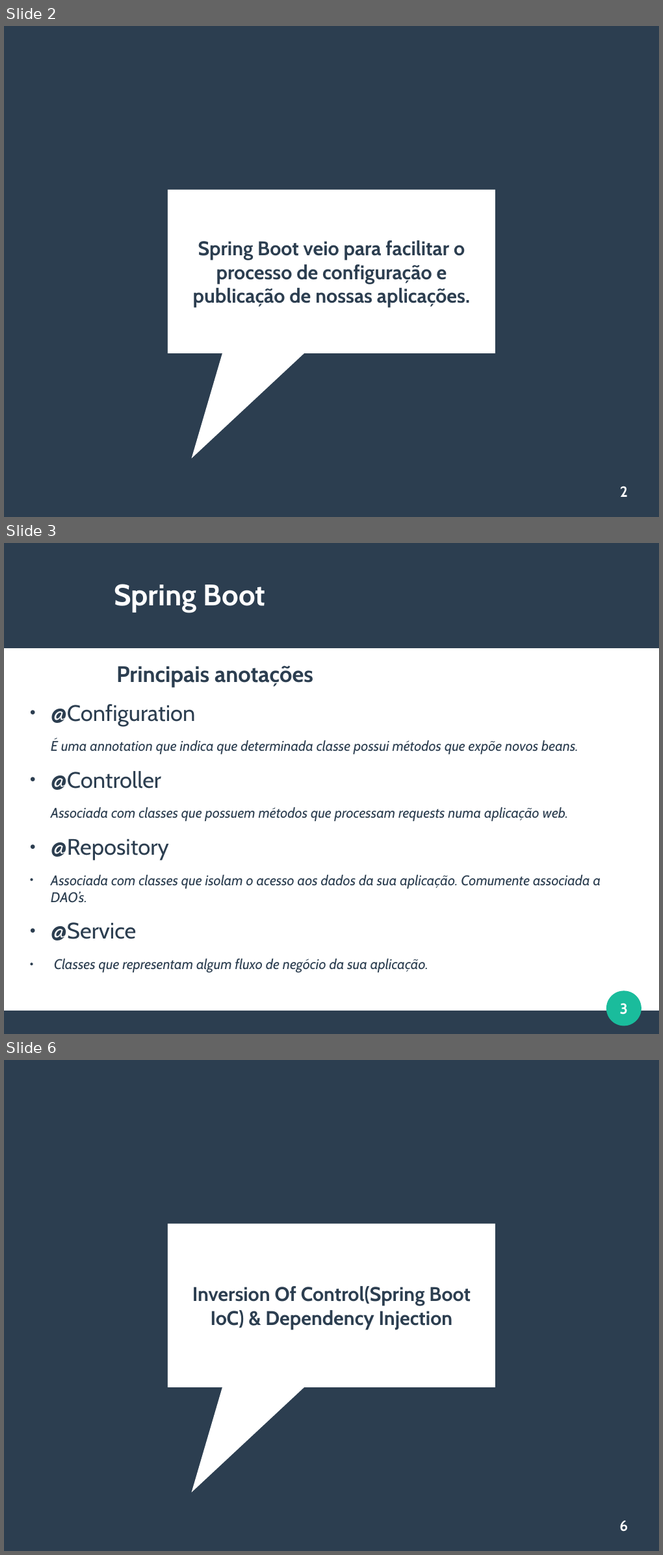
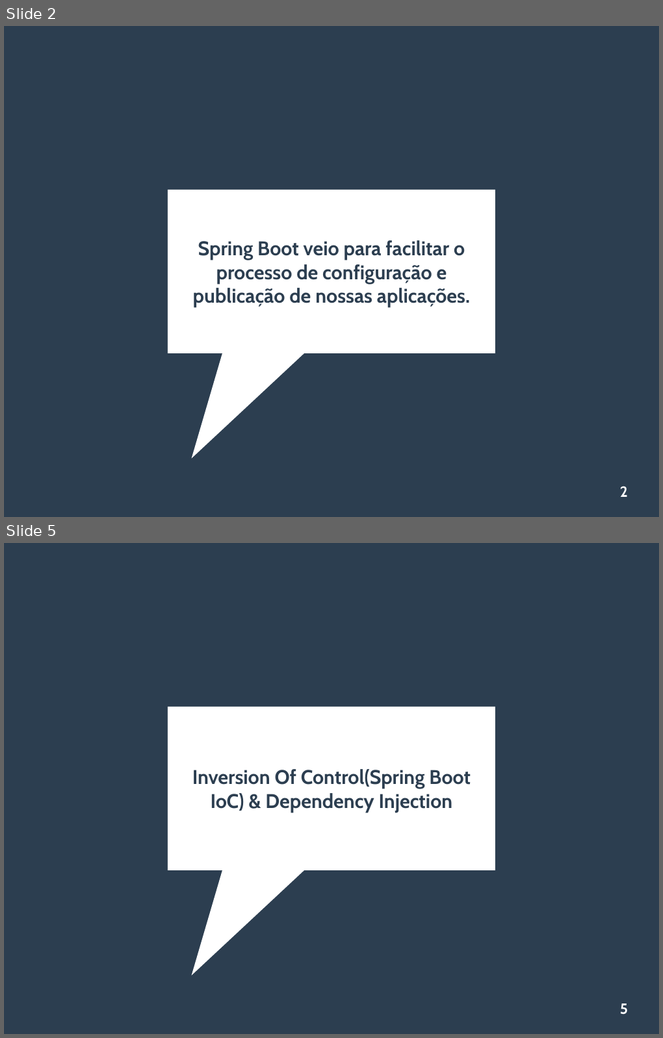
Before and after one commit to viniciusFortti/test, a slide deck: Apresentação/QuartaApresentacaoSpring.odp. Shown one above the other, each under a label of ours: slides 2, 3 and 6 before the commit, slides 2 and 5 after it; the slides between them are not shown. The pictures are 663x1555 and 663x1038 pixels, drawn with LibreOffice and Linux fonts; fonts in the diff are those of the drawing. Boxes give left, top, right and bottom in pixels: in the first picture for what was removed or moved away, otherwise in the second. Text is boxed around its words. In the diff, an @@ line names an element or a change of style, - is before the commit and + after.

```diff
--- a/Apresentação/QuartaApresentacaoSpring.odp
+++ b/Apresentação/QuartaApresentacaoSpring.odp
@@ slide 3 removed at (4,543,659,1034), background #FFFFFF @@
@@ rectangle removed at (4,543,659,648) @@
@@ title removed at (114,584,265,613) @@
-Spring Boot
@@ text removed at (51,666,601,973) @@
-Principais anotações
-● @Configuration
-É uma annotation que indica que determinada classe possui métodos que expõe novos beans.
-● @Controller
-Associada com classes que possuem métodos que processam requests numa aplicação web.
-● @Repository
-● Associada com classes que isolam o acesso aos dados da sua aplicação. Comumente associada a DAO’s.
-● @Service
-● Classes que representam algum fluxo de negócio da sua aplicação.
@@ ellipse removed at (607,991,642,1027) @@
@@ page number removed at (620,1003,628,1015) @@
-3
@@ rectangle removed at (4,1011,659,1034) @@
@@ what was slide 6 is now slide 5 @@
@@ page number at (620,1004,628,1015): text changed @@
-6
+5
```
Also in this commit, not shown: 5 slides changed, 10 slides added, 4 other slides removed, 4 other files.
